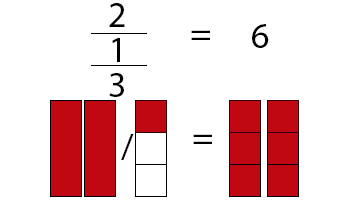
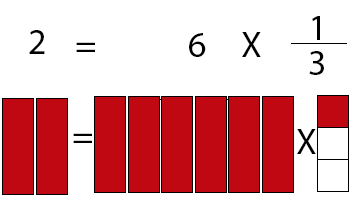
Comparing the layer stacks of the two 350 x 200 images. Changes:
hid group "Parte1" (10 layers) over (50, 3, 299, 197)
showed group "Parte2" (11 layers) over (2, 16, 349, 195)
renamed "Rectángulo 1 copia 2" to "Rectángulo 1 copia 3", painted on it over (2, 95, 349, 195)
